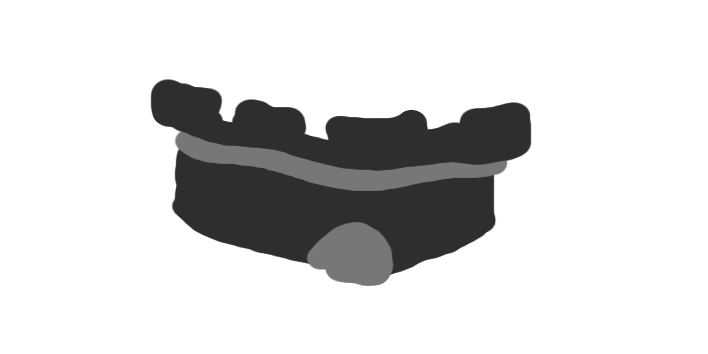
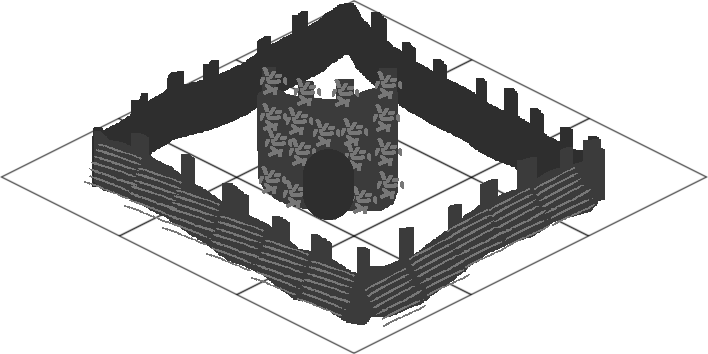
Layer changes from the first 708 x 354 image to the second:
added layer "front_walls" above "center" over left=84, top=131, right=605, bottom=327
added layer "center" above "back_walls" over left=257, top=67, right=404, bottom=220
added layer "back_walls" above "Layer copy" over left=92, top=3, right=602, bottom=201
renamed "Layer" to "Layer copy", hid it over left=150, top=79, right=532, bottom=286
added layer "Transformation" over left=0, top=0, right=708, bottom=354
